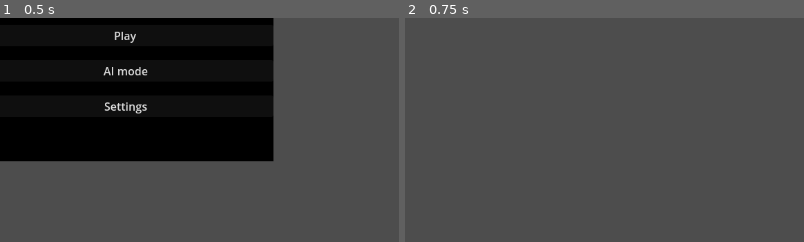
Above: before the commit, frames 1-2 (left to right).
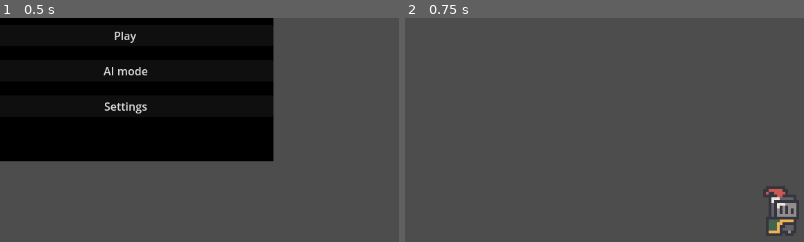
Above: after the commit, the same moments.

Repository: elitsakoeva/NeuralSonic
Game: Godot game, scene res://scenes/main/Main.tscn
Same seed, same stepped clock (60 frames per second), same inputs: the game is played once before the commit and once after it.
Inputs:
- Up to frame 1 (0.5 s): no input
- Up to frame 2 (0.75 s): click "AI mode" at 0.5 s
The pictures show only the part of the screen within x 3-53%, y 5-55%; the shares and areas given below are measured in that part.

Frame 1 is identical in both runs. In frame 2, 0.6% of the frame differs, in the area x 90-98%, y 76-97%.

Commit message:
adding a simple asset and debugging player (using default movement script)

Diff:
--- a/neural-sonic-game/project.godot
+++ b/neural-sonic-game/project.godot
@@ -14,7 +14,12 @@
 run/main_scene="uid://clptwb85bphok"
 config/features=PackedStringArray("4.5", "Forward Plus")
 config/icon="res://icon.svg"
+run/autoload_on_startup=false
 
 [autoload]
 
 GameManager="*res://scripts/game/game_manager.gd"
+
+[rendering]
+
+textures/canvas_textures/default_texture_filter=0
--- /dev/null
+++ b/neural-sonic-game/scenes/levels/Level1.gd
@@ -0,0 +1 @@
+extends Node2D
--- a/neural-sonic-game/scenes/levels/Level1.tscn
+++ b/neural-sonic-game/scenes/levels/Level1.tscn
@@ -1,3 +1,28 @@
-[gd_scene format=3 uid="uid://cxfevrui7hlyf"]
+[gd_scene load_steps=4 format=3 uid="uid://cxfevrui7hlyf"]
+
+[ext_resource type="PackedScene" uid="uid://c5d2maifd2q0c" path="res://scenes/player/Player.tscn" id="1_1pwbc"]
+
+[sub_resource type="TileSet" id="TileSet_1pwbc"]
+physics_layer_0/collision_layer = 1
+
+[sub_resource type="WorldBoundaryShape2D" id="WorldBoundaryShape2D_j08sa"]
+distance = -5.0
 
 [node name="Level1" type="Node2D"]
+
+[node name="TileMap" type="TileMap" parent="."]
+tile_set = SubResource("TileSet_1pwbc")
+format = 2
+
+[node name="Player" parent="." instance=ExtResource("1_1pwbc")]
+position = Vector2(0, 30)
+
+[node name="Camera2D2" type="Camera2D" parent="Player"]
+position = Vector2(0, -4)
+zoom = Vector2(4, 4)
+
+[node name="StaticBody2D" type="StaticBody2D" parent="."]
+
+[node name="CollisionShape2D" type="CollisionShape2D" parent="StaticBody2D"]
+position = Vector2(0, 45)
+shape = SubResource("WorldBoundaryShape2D_j08sa")
--- a/neural-sonic-game/scenes/player/Player.gd
+++ b/neural-sonic-game/scenes/player/Player.gd
@@ -1,23 +1,26 @@
 extends CharacterBody2D
 
-const SPEED = 200.0
-const JUMP_VELOCITY = - 350.0
-const ACCELERATION = 10.0
-const FRICTION = 8.0
-const GRAVITY = 900.0
 
-func _physics_process(delta):
+const SPEED = 130.0
+const JUMP_VELOCITY = -300.0
+
+var gravity = ProjectSettings.get_setting("physics/2d/default_gravity")
+
+func _physics_process(delta: float) -> void:
+	# Add the gravity.
 	if not is_on_floor():
-		velocity.y += GRAVITY * delta
+		velocity += get_gravity() * delta
 
+	# Handle jump.
 	if Input.is_action_just_pressed("ui_accept") and is_on_floor():
 		velocity.y = JUMP_VELOCITY
 
-	var direction = Input.get_axis("ui_left", "ui_right")
-	if direction != 0:
-		velocity.x = move_toward(velocity.x, direction * SPEED, ACCELERATION)
-
+	# Get the input direction and handle the movement/deceleration.
+	# As good practice, you should replace UI actions with custom gameplay actions.
+	var direction := Input.get_axis("ui_left", "ui_right")
+	if direction:
+		velocity.x = direction * SPEED
 	else:
-		velocity.x = move_toward(velocity.x, 0, FRICTION)
+		velocity.x = move_toward(velocity.x, 0, SPEED)
 
 	move_and_slide()
--- a/neural-sonic-game/scenes/player/Player.tscn
+++ b/neural-sonic-game/scenes/player/Player.tscn
@@ -1,18 +1,55 @@
-[gd_scene load_steps=3 format=3 uid="uid://c5d2maifd2q0c"]
+[gd_scene load_steps=8 format=3 uid="uid://c5d2maifd2q0c"]
 
-[ext_resource type="Script" uid="uid://tt58281mu6nv" path="res://scenes/player/Player.gd" id="1_wr5hl"]
+[ext_resource type="Texture2D" uid="uid://bgquow6om58fl" path="res://assets/sprites/test_asset.png" id="2_gfjak"]
 
-[sub_resource type="CapsuleShape2D" id="CapsuleShape2D_gfjak"]
-radius = 8.0
-height = 20.0
+[sub_resource type="CircleShape2D" id="CircleShape2D_wr5hl"]
+radius = 5.0
+
+[sub_resource type="AtlasTexture" id="AtlasTexture_4kuee"]
+atlas = ExtResource("2_gfjak")
+region = Rect2(0, 0, 32, 32)
+
+[sub_resource type="AtlasTexture" id="AtlasTexture_524rm"]
+atlas = ExtResource("2_gfjak")
+region = Rect2(32, 0, 32, 32)
+
+[sub_resource type="AtlasTexture" id="AtlasTexture_tpg5x"]
+atlas = ExtResource("2_gfjak")
+region = Rect2(64, 0, 32, 32)
+
+[sub_resource type="AtlasTexture" id="AtlasTexture_c3xxp"]
+atlas = ExtResource("2_gfjak")
+region = Rect2(96, 0, 32, 32)
+
+[sub_resource type="SpriteFrames" id="SpriteFrames_npwbq"]
+animations = [{
+"frames": [{
+"duration": 1.0,
+"texture": SubResource("AtlasTexture_4kuee")
+}, {
+"duration": 1.0,
+"texture": SubResource("AtlasTexture_524rm")
+}, {
+"duration": 1.0,
+"texture": SubResource("AtlasTexture_tpg5x")
+}, {
+"duration": 1.0,
+"texture": SubResource("AtlasTexture_c3xxp")
+}],
+"loop": true,
+"name": &"hero",
+"speed": 5.0
+}]
 
 [node name="Player" type="CharacterBody2D"]
-script = ExtResource("1_wr5hl")
-
-[node name="Sprite2D" type="Sprite2D" parent="."]
 
 [node name="CollisionShape2D" type="CollisionShape2D" parent="."]
-shape = SubResource("CapsuleShape2D_gfjak")
+position = Vector2(0, -4)
+shape = SubResource("CircleShape2D_wr5hl")
 
-[node name="Camera2D" type="Camera2D" parent="."]
-zoom = Vector2(2, 2)
+[node name="AnimatedSprite2D" type="AnimatedSprite2D" parent="."]
+position = Vector2(0, -10)
+sprite_frames = SubResource("SpriteFrames_npwbq")
+animation = &"hero"
+frame = 3
+frame_progress = 0.2838542
Binary file added: neural-sonic-game/assets/sprites/sonic.png
Not shown, added: neural-sonic-game/assets/sprites/sonic.png.import
Binary file added: neural-sonic-game/assets/sprites/sonic1.png
Not shown, added: neural-sonic-game/assets/sprites/sonic1.png.import
Binary file added: neural-sonic-game/assets/sprites/test_asset.png
Not shown, added: neural-sonic-game/assets/sprites/test_asset.png.import
Binary file added: neural-sonic-game/assets/sprites/world_tileset.png
Not shown, added: neural-sonic-game/assets/sprites/world_tileset.png.import
Not shown, added: neural-sonic-game/scenes/levels/Level1.gd.uid
